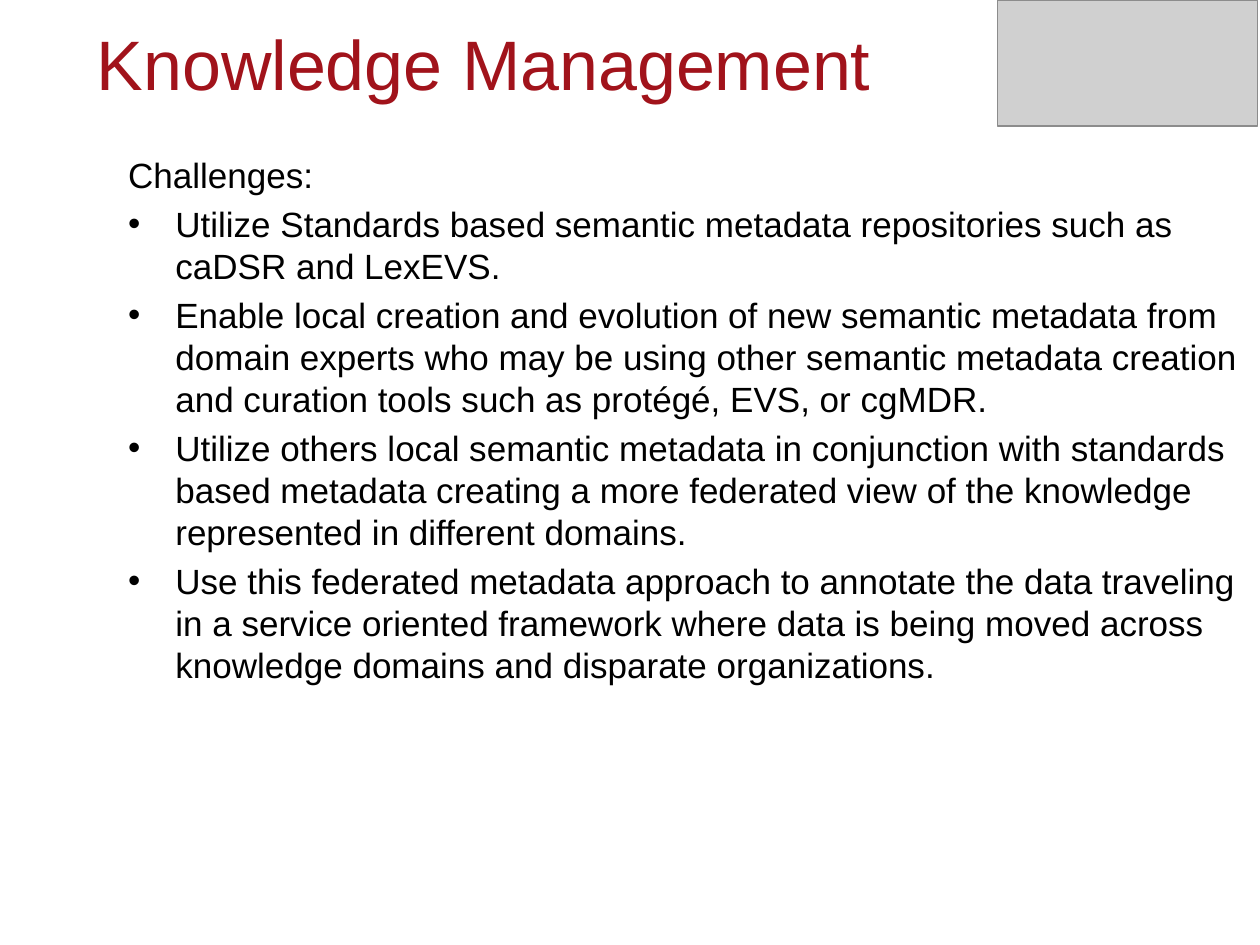
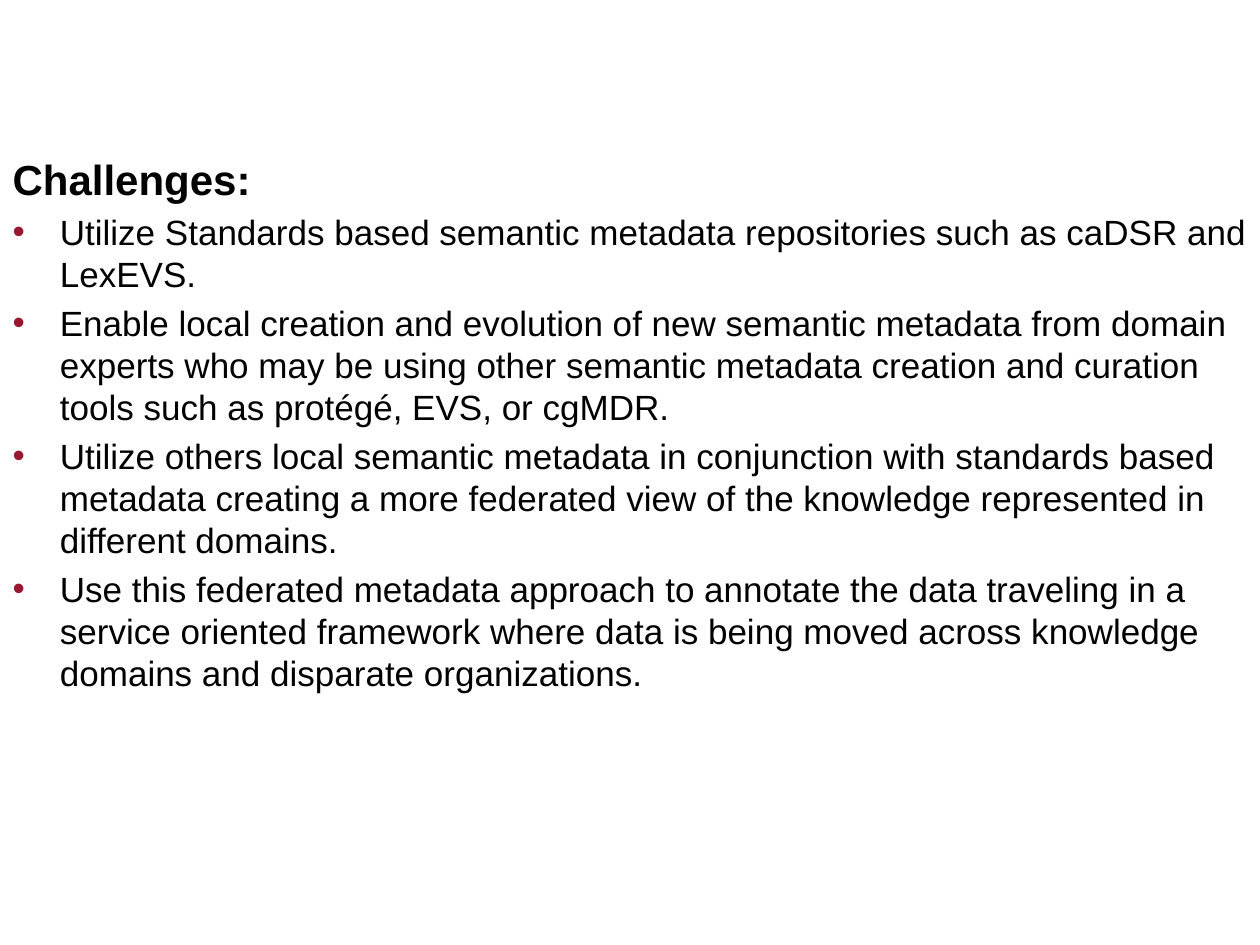
Before and after one commit to NCIP/cagrid-docs, a slide deck: slide 18 of general/presentations/200910_VCDE_ARCH/Adopting-Adapting-caGrid.pptx (slide 19 before the commit). Drawn at 1260x945 pixels with LibreOffice and Linux fonts; fonts in the diff are those of the drawing; grey boxes stand for pictures; background and template pictures are left out. Boxes give left, top, right and bottom in pixels: in the first picture for what was removed or moved away, otherwise in the second. Text is boxed around its words. In the diff, an @@ line names an element or a change of style, - is before the commit and + after.

```diff
--- a/general/presentations/200910_VCDE_ARCH/Adopting-Adapting-caGrid.pptx
+++ b/general/presentations/200910_VCDE_ARCH/Adopting-Adapting-caGrid.pptx
@@ title "Knowledge Management": place and size @@
-title "Knowledge Management" at (97,39,870,104)
+title "Knowledge Management" at (803,485,970,518)
@@ title "Knowledge Management" at (803,485,970,518): size 40 to 36 pt, text colour #A1131B to #FFFFFF, bold on @@
@@ picture removed at (998,0,1259,126) @@
@@ text "Challenges:": place and size @@
-text "Challenges:" at (128,162,1237,685)
+text "Challenges:" at (13,164,1245,693)
@@ text "Challenges:" at (13,164,1245,693): size 20 to 24 pt, bold on in "Challenges:" @@
```
Also in this commit, not shown: 21 other slides changed, 5 slides added, 10 slides removed.
